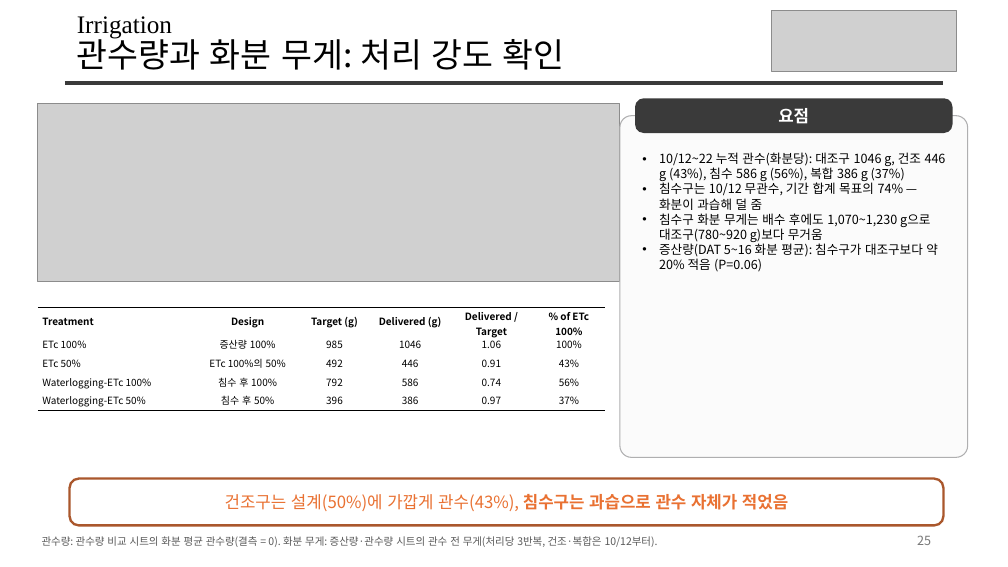
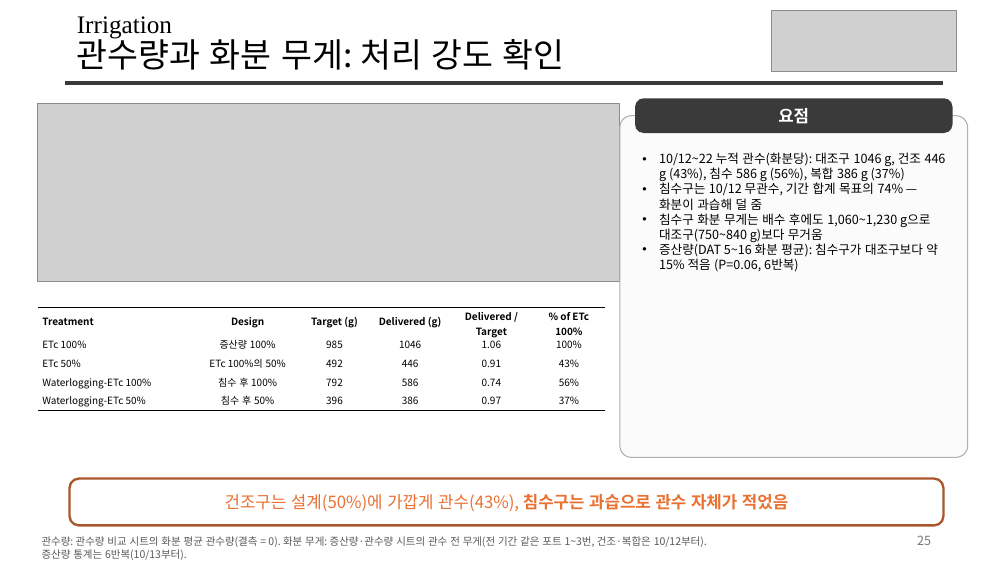
Before and after one commit to YunJM20/-, a slide deck: slide 25 of 밭콩_vs_로메인상추_v8.pptx. Drawn at 1008x567 pixels with LibreOffice and Linux fonts; fonts in the diff are those of the drawing; grey boxes stand for pictures. Boxes give left, top, right and bottom in pixels: in the first picture for what was removed or moved away, otherwise in the second. Text is boxed around its words. In the diff, an @@ line names an element or a change of style, - is before the commit and + after.

```diff
--- a/밭콩_vs_로메인상추_v8.pptx
+++ b/밭콩_vs_로메인상추_v8.pptx
@@ text at bbox=[659, 213, 938, 272]: text changed @@
-• 침수구 화분 무게는 배수 후에도 1,070~1,230 g으로 대조구(780~920 g)보다 무거움
-• 증산량(DAT 5~16 화분 평균): 침수구가 대조구보다 약 20% 적음 (P=0.06)
+• 침수구 화분 무게는 배수 후에도 1,060~1,230 g으로 대조구(750~840 g)보다 무거움
+• 증산량(DAT 5~16 화분 평균): 침수구가 대조구보다 약 15% 적음 (P=0.06, 6반복)
@@ text at bbox=[42, 536, 707, 560]: text changed @@
-관수량: 관수량 비교 시트의 화분 평균 관수량(결측 = 0). 화분 무게: 증산량·관수량 시트의 관수 전 무게(처리당 3반복, 건조·복합은 10/12부터).
+관수량: 관수량 비교 시트의 화분 평균 관수량(결측 = 0). 화분 무게: 증산량·관수량 시트의 관수 전 무게(전 기간 같은 포트 1~3번, 건조·복합은 10/12부터). 증산량 통계는 6반복(10/13부터).
```
Also in this commit, not shown: 1 other slide changed, 4 other files.
